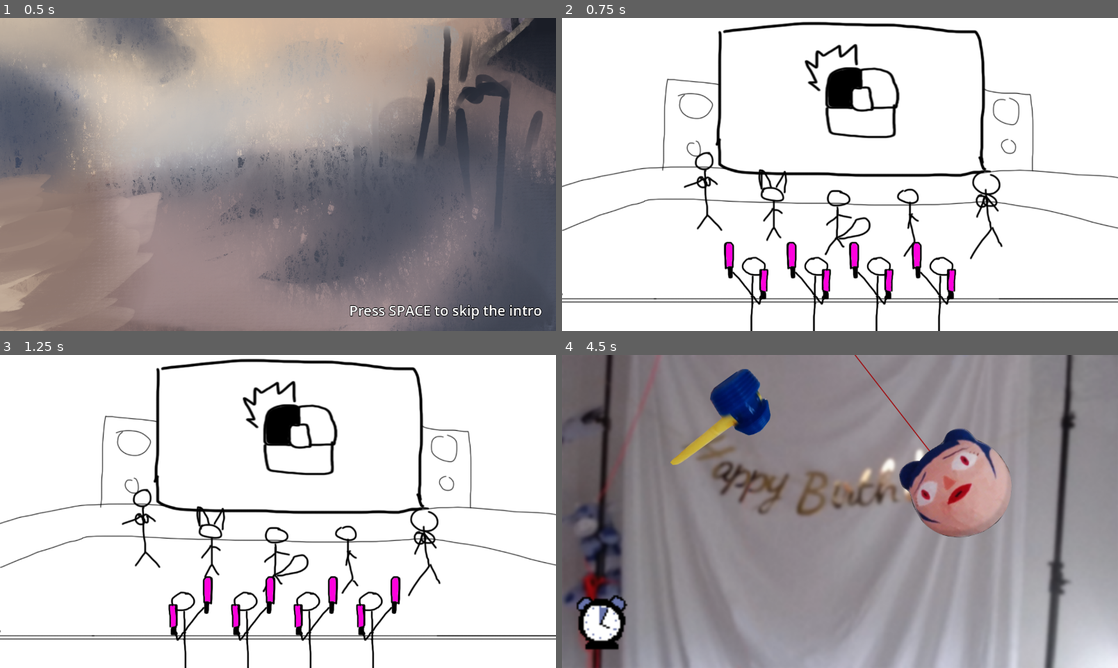
Above: before the commit, frames 1-4 (two rows, left to right).
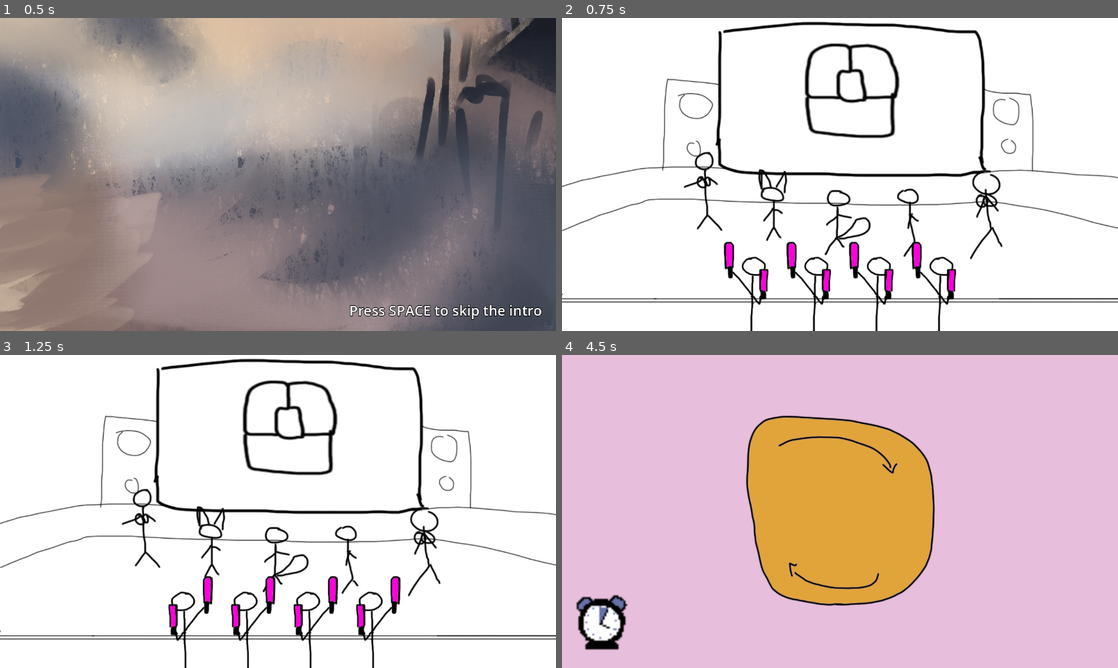
Above: after the commit, the same moments.

Repository: Heydelios/phase-ware
Game: Godot game, scene res://MainScene/main.tscn
Two runs of this game, one before a commit and one after it. Both use one fixed random seed, a clock stepped at 60 frames per second and the inputs below.
Inputs (mouse positions are in pixels of both pictures, inside the frame that each line leads up to):
- Up to frame 1 (0.5 s): no input
- Up to frame 2 (0.75 s): tap Space (spacebar) at 0.5 s; move the mouse to (962, 158) at 0.52 s; press the mouse at (962, 158) at 0.53 s; hold W (up) from 0.53 s (still down)
- Up to frame 3 (1.25 s): keep holding W (up); tap Space (spacebar) at 0.8 s
- Up to frame 4 (4.5 s): move the mouse to (728, 527) at 1.27 s; release W (up) at 1.28 s; release the mouse at (728, 527) at 1.28 s; tap Space (spacebar) at 1.35, 2.3, 2.85, 3.8, 4.35 s; click (728, 527) at 1.55 s; move the mouse to (895, 442) at 2.02 s; press the mouse at (895, 442) at 2.03 s; hold W (up) 2.03-3.53 s; move the mouse to (812, 574) at 2.77 s; release the mouse at (812, 574) at 2.78 s; click (812, 574) at 3.05 s; move the mouse to (1006, 558) at 3.52 s; press the mouse at (1006, 558) at 3.53 s; move the mouse to (673, 464) at 4.27 s; release the mouse at (673, 464) at 4.28 s

Frame 1 is identical in both runs. In frame 2, 2.3% of the frame differs, in the area x 43-61%, y 8-39%; in frame 3, 2.3%; in frame 4, 99%, in the area x 0-100%, y 0-100%.

Commit message:
quickly coded 2 minigames, need to make the assets

Diff:
--- a/MainScene/main.gd
+++ b/MainScene/main.gd
@@ -122,7 +122,7 @@
 func _on_intro_end() -> void:
 	state = main_state.MINIGAME_START
 	load_next_minigame()
-	#next_minigame = load("res://Minigames/Jelly67/Jelly67.tscn").instantiate()
+	next_minigame = load("res://Minigames/JarTighten/JarTighten.tscn").instantiate()
 	print("intro end")
 
 func _on_minigame_won() -> void:
--- /dev/null
+++ b/Minigames/BenzDented/BenzDented.tscn
@@ -0,0 +1,40 @@
+[gd_scene format=3 uid="uid://cpp8q71qifg2n"]
+
+[ext_resource type="PackedScene" uid="uid://bcjfjnem71v7w" path="res://Minigames/2d_game.tscn" id="1_tytei"]
+[ext_resource type="Script" uid="uid://d20qwkj1s28bg" path="res://Minigames/BenzDented/benz.gd" id="2_1wlmn"]
+[ext_resource type="Texture2D" uid="uid://cs440w8ophogp" path="res://Placeholders/makeawish_bg.png" id="3_n1r76"]
+
+[sub_resource type="ViewportTexture" id="ViewportTexture_n1r76"]
+
+[sub_resource type="ViewportTexture" id="ViewportTexture_axbx1"]
+
+[node name="Minigame" unique_id=1929227684 instance=ExtResource("1_tytei")]
+game_name = "BRAKE"
+control_type = 1
+
+[node name="Benz" type="TextureRect" parent="." index="1" unique_id=260715847]
+layout_mode = 0
+offset_left = 504.0
+offset_top = 551.0
+offset_right = 623.0
+offset_bottom = 692.0
+texture = SubResource("ViewportTexture_n1r76")
+script = ExtResource("2_1wlmn")
+
+[node name="Boat" type="TextureRect" parent="." index="2" unique_id=102501951]
+layout_mode = 0
+offset_left = 992.0
+offset_top = 435.0
+offset_right = 1322.0
+offset_bottom = 741.0
+texture = SubResource("ViewportTexture_axbx1")
+
+[node name="ParkingZone" type="TextureRect" parent="." index="4" unique_id=1711646008]
+unique_name_in_owner = true
+layout_mode = 0
+offset_left = 471.0
+offset_top = 691.0
+offset_right = 993.0
+offset_bottom = 731.0
+texture = ExtResource("3_n1r76")
+expand_mode = 1
--- /dev/null
+++ b/Minigames/BenzDented/benz.gd
@@ -0,0 +1,45 @@
+extends TextureRect
+
+var start_pos := Vector2(100,580)
+var x_vel : float = 650
+var is_braking := false
+var is_stopped := false
+# Called when the node enters the scene tree for the first time.
+func _ready() -> void:
+	position = start_pos
+
+
+
+# Called every frame. 'delta' is the elapsed time since the previous frame.
+func _process(delta: float) -> void:
+	if Minigame.get_game(self).game_ended:
+		return
+
+	position.x += x_vel*delta
+
+	if position.x > %ParkingZone.position.x + %ParkingZone.size.x - size.x:
+		#Play loss anim crash
+		Minigame.lose_game(self)
+		return
+
+	if is_braking:
+		x_vel *= .95
+		if x_vel < 5:
+			x_vel = 0
+			stop_check()
+
+
+func stop_check() -> void:
+	if position.x > %ParkingZone.position.x:
+		#play win anim park success
+		Minigame.win_game(self)
+	else:
+		Minigame.lose_game(self)
+		#play_loss anim fail park
+
+func _unhandled_input(event):
+	if Minigame.get_game(self).game_ended:
+		return
+	if event is InputEventKey:
+		if event.pressed and event.is_action_pressed("spacebar"):
+			is_braking = true
--- a/Minigames/DorbBash/hammer.gd
+++ b/Minigames/DorbBash/hammer.gd
@@ -43,12 +43,7 @@
 			var testx = abs(%Hitbox.global_position.x-hammer_pos.x)
 			var testy = abs(%Hitbox.global_position.y-hammer_pos.y)
 
-			print(testy)
 			if (testx < 150 && testy < 150) :
-
-				print("hit")
 				%Dorb.self_modulate = Color(1,1,1,0)
 				%BrokenDorb.visible = true
 				Minigame.win_game(self)
-			print(%Hitbox.global_position)
-			print(get_global_mouse_position())
--- /dev/null
+++ b/Minigames/JarTighten/JarTighten.tscn
@@ -0,0 +1,15 @@
+[gd_scene format=3 uid="uid://btddc3rg8usx"]
+
+[ext_resource type="PackedScene" uid="uid://bcjfjnem71v7w" path="res://Minigames/2d_game.tscn" id="1_vlk7t"]
+[ext_resource type="Texture2D" uid="uid://dfmoysp6xudq0" path="res://Minigames/JarTighten/lid.png" id="2_3v7ef"]
+[ext_resource type="Script" uid="uid://bi8ytcduf6tup" path="res://Minigames/JarTighten/lid.gd" id="3_65a74"]
+
+[node name="Minigame" unique_id=1929227684 instance=ExtResource("1_vlk7t")]
+game_name = "TIGHTEN"
+control_type = 2
+
+[node name="LidTex" type="Sprite2D" parent="." index="2" unique_id=1989486066]
+position = Vector2(640, 360)
+rotation = 0.5235988
+texture = ExtResource("2_3v7ef")
+script = ExtResource("3_65a74")
--- /dev/null
+++ b/Minigames/JarTighten/lid.gd
@@ -0,0 +1,35 @@
+extends Sprite2D
+
+var sections : int = 16
+var start_rot : float = 0
+var total_rot : float = 0
+
+var nb_rotations : int = 5
+
+# Called when the node enters the scene tree for the first time.
+func _ready() -> void:
+	Events.time_over.connect(on_loss)
+
+	position = Vector2(640, 360)
+	var cursor_pos := get_local_mouse_position()
+	rotation = 0
+	rotation += cursor_pos.angle() + start_rot
+	start_rot = rotation
+
+# Called every frame. 'delta' is the elapsed time since the previous frame.
+func _process(delta: float) -> void:
+	if Minigame.get_game(self).game_ended:
+		return
+
+	var cursor_pos := get_local_mouse_position()
+	rotation += cursor_pos.angle() + start_rot
+
+	print(rotation*180/PI)
+	if rotation*180/PI > 5*360:
+		#insert win_anim
+		Minigame.win_game(self)
+
+func on_loss() -> void:
+	if Minigame.get_game(self).game_ended:
+		return
+	#play loss_anim
Not shown, added: Minigames/BenzDented/benz.gd.uid
Not shown, added: Minigames/JarTighten/lid.gd.uid
Binary file added: Minigames/JarTighten/lid.png
Not shown, added: Minigames/JarTighten/lid.png.import
